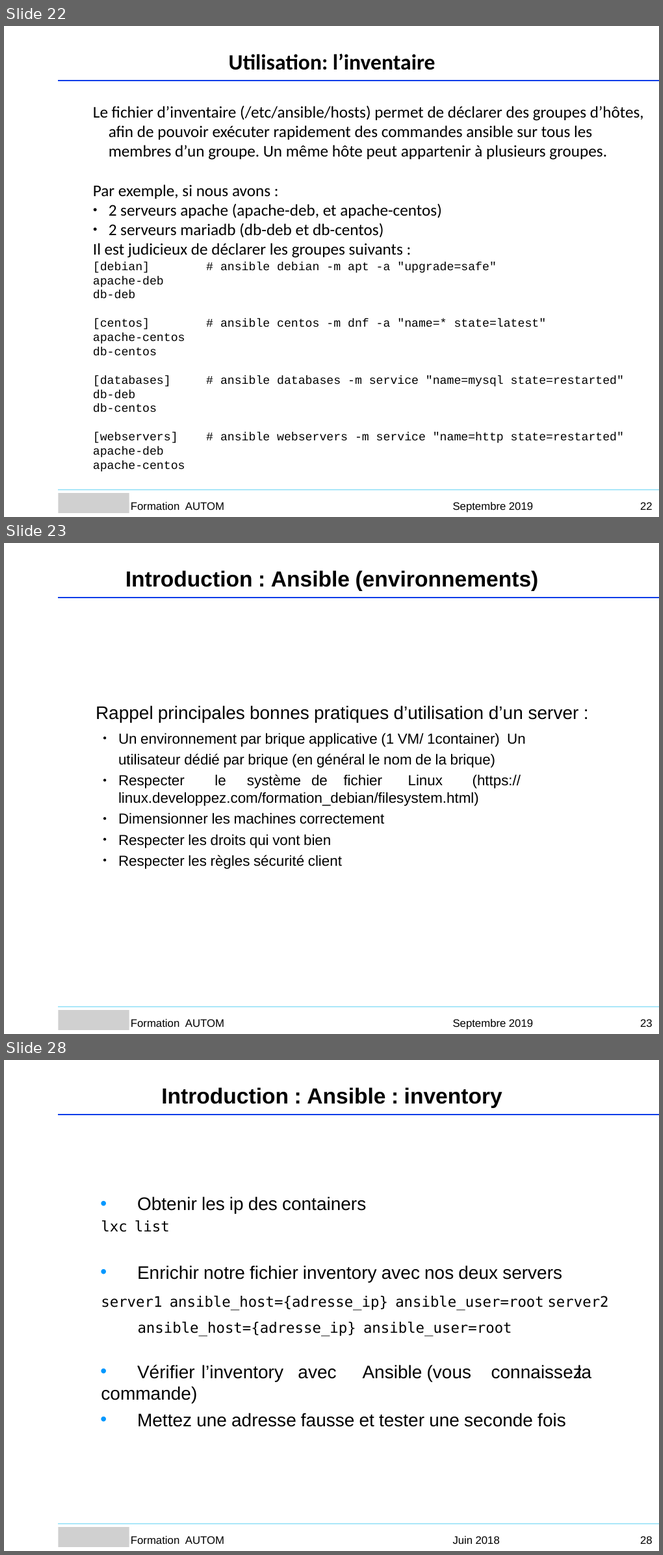
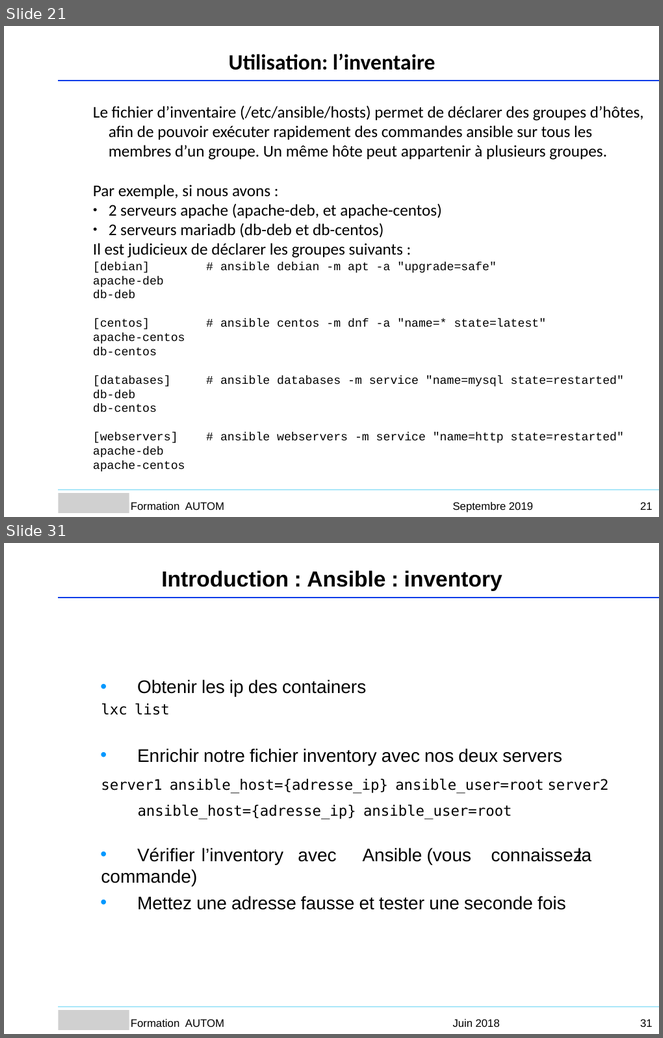
Before and after one commit to Sputnik93/cours_ansible, a slide deck: Ansible_support_cours_AGO.ppt. Shown one above the other, each under a label of ours: slides 22, 23 and 28 before the commit, slides 21 and 31 after it; the slides between them are not shown. The pictures are 663x1555 and 663x1038 pixels, drawn with LibreOffice and Linux fonts; fonts in the diff are those of the drawing; grey boxes stand for pictures; background and template pictures are left out. Boxes give left, top, right and bottom in pixels: in the first picture for what was removed or moved away, otherwise in the second. Text is boxed around its words. In the diff, an @@ line names an element or a change of style, - is before the commit and + after.

```diff
--- a/Ansible_support_cours_AGO.ppt
+++ b/Ansible_support_cours_AGO.ppt
@@ slide 23 removed at (x1=4, y1=543, x2=659, y2=1034), background #FFFFFF @@
@@ text removed at (x1=126, y1=570, x2=539, y2=591) @@
-Introduction : Ansible (environnements)
@@ freeform shape removed at (x1=59, y1=598, x2=659, y2=598) @@
@@ text removed at (x1=96, y1=705, x2=579, y2=722) @@
-Rappel principales bonnes pratiques d’utilisation d’un server :
@@ text removed at (x1=118, y1=733, x2=526, y2=869) @@
-● Un environnement par brique applicative (1 VM/ 1container) Un utilisateur dédié par brique (en général le nom de la brique)
-● Respecter le système de fichier Linux (https://linux.developpez.com/formation_debian/filesystem.html)
-● Dimensionner les machines correctement
-● Respecter les droits qui vont bien
-● Respecter les règles sécurité client
@@ freeform shape removed at (x1=59, y1=1007, x2=659, y2=1007) @@
@@ picture removed at (x1=59, y1=1011, x2=130, y2=1031) @@
@@ text removed at (x1=131, y1=1019, x2=224, y2=1027) @@
-Formation AUTOM
@@ text removed at (x1=453, y1=1019, x2=533, y2=1030) @@
-Septembre 2019
@@ page number removed at (x1=640, y1=1019, x2=653, y2=1027) @@
-23
@@ what was slide 22 is now slide 21 @@
@@ page number at (x1=640, y1=502, x2=653, y2=510): text changed @@
-22
+21
@@ what was slide 28 is now slide 31 @@
@@ page number at (x1=640, y1=1019, x2=653, y2=1027): text changed @@
-28
+31
```
Also in this commit, not shown: 8 slides added, 4 other slides removed, 1 other file.
